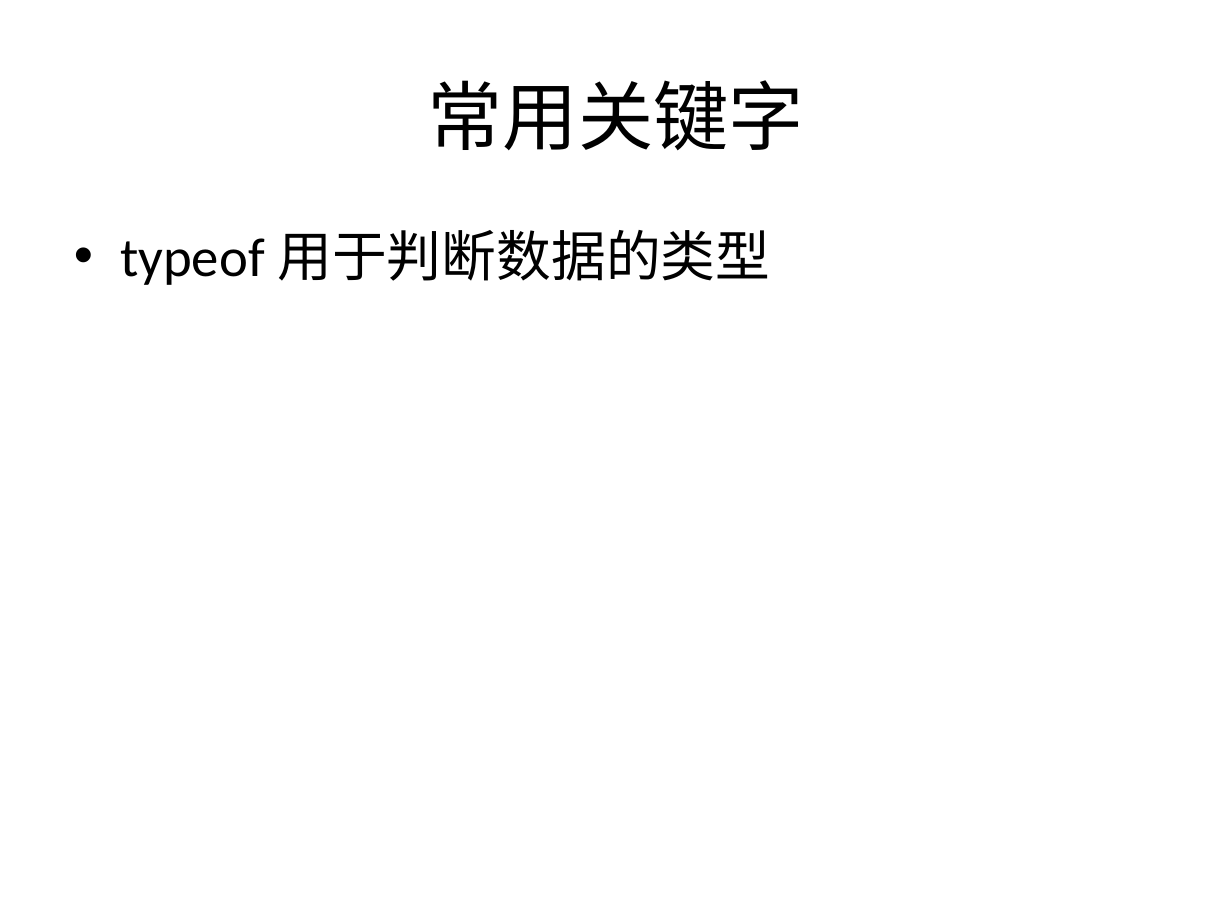
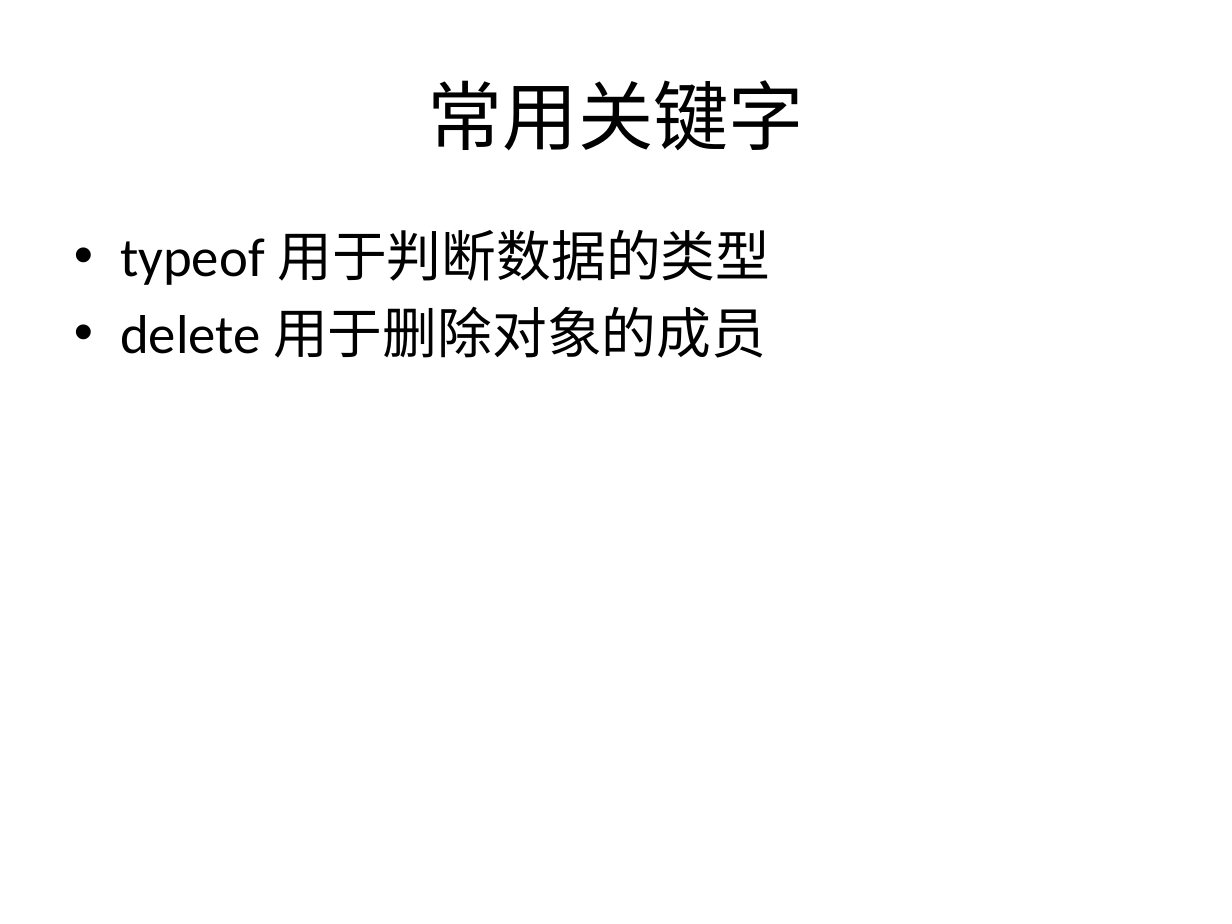
Before and after one commit to plter/HTML5Course20160612, a slide deck: slide 13 of JavaScript教学记录.pptx. Drawn at 1232x924 pixels with LibreOffice and Linux fonts; fonts in the diff are those of the drawing. Boxes give left, top, right and bottom in pixels: in the first picture for what was removed or moved away, otherwise in the second. Text is boxed around its words. In the diff, an @@ line names an element or a change of style, - is before the commit and + after.

```diff
--- a/JavaScript教学记录.pptx
+++ b/JavaScript教学记录.pptx
@@ text at (x1=120, y1=306, x2=766, y2=358): paragraph added @@
+• delete 用于删除对象的成员
```
Also in this commit, not shown: 1 other slide changed, 5 slides added, 13 other files.
